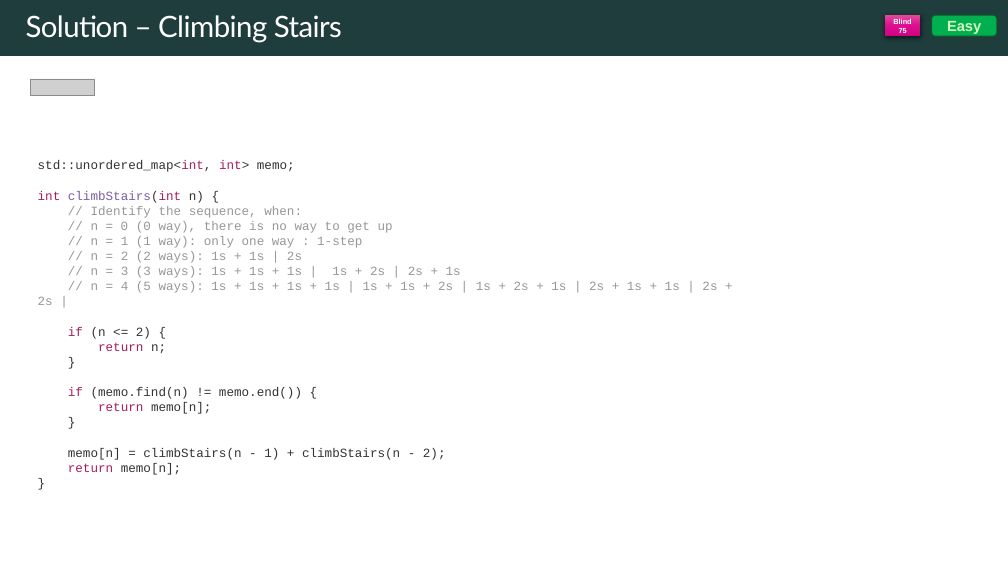
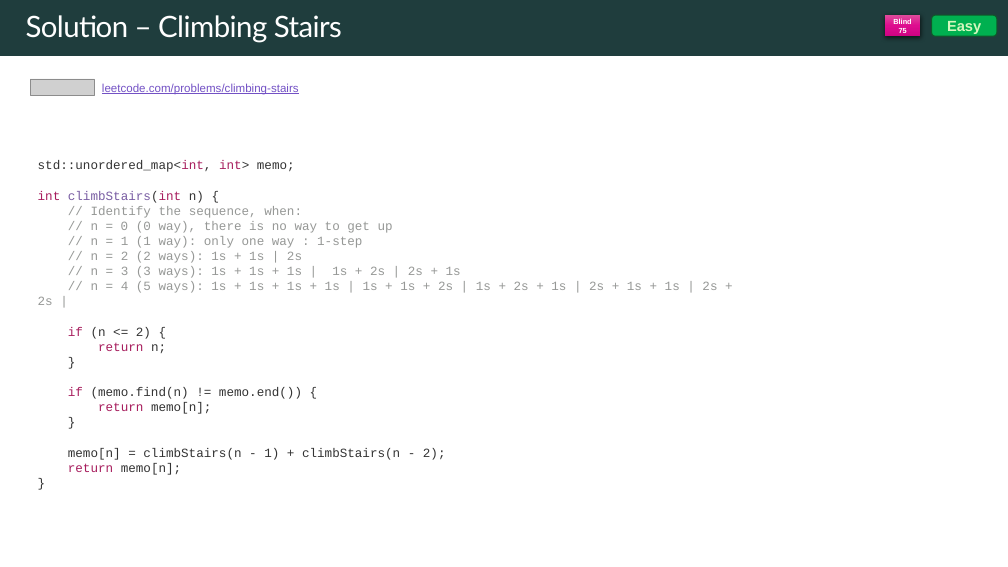
Before and after one commit to rfdavid/coding-interview-handbook-cpp, a slide deck: slide 74 of Algorithm and problem Solving Cheatsheet.pptm. Drawn at 1008x567 pixels with LibreOffice and Linux fonts; fonts in the diff are those of the drawing; grey boxes stand for pictures. Boxes give left, top, right and bottom in pixels: in the first picture for what was removed or moved away, otherwise in the second. Text is boxed around its words. In the diff, an @@ line names an element or a change of style, - is before the commit and + after.

```diff
--- a/Algorithm and problem Solving Cheatsheet.pptm
+++ b/Algorithm and problem Solving Cheatsheet.pptm
@@ text added at bbox=[102, 83, 299, 95], 11 pt, text #7351C5, underline @@
+leetcode.com/problems/climbing-stairs
```
Also in this commit, not shown: 3 other slides changed, 1 slide added, 2 other files.
